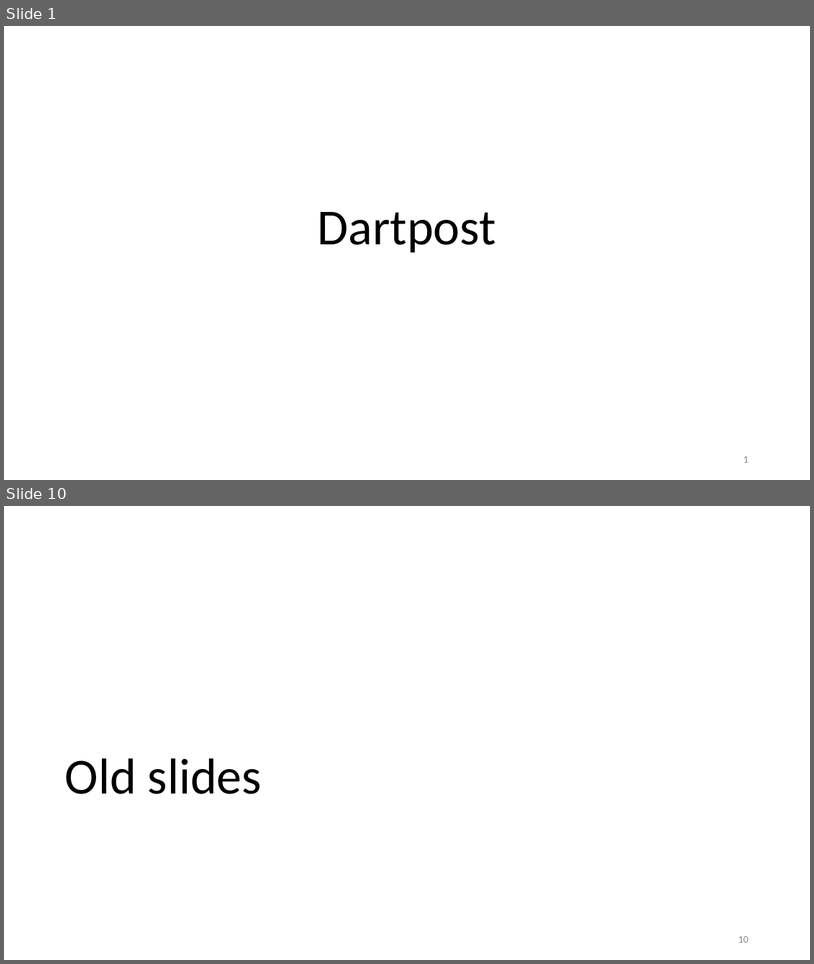
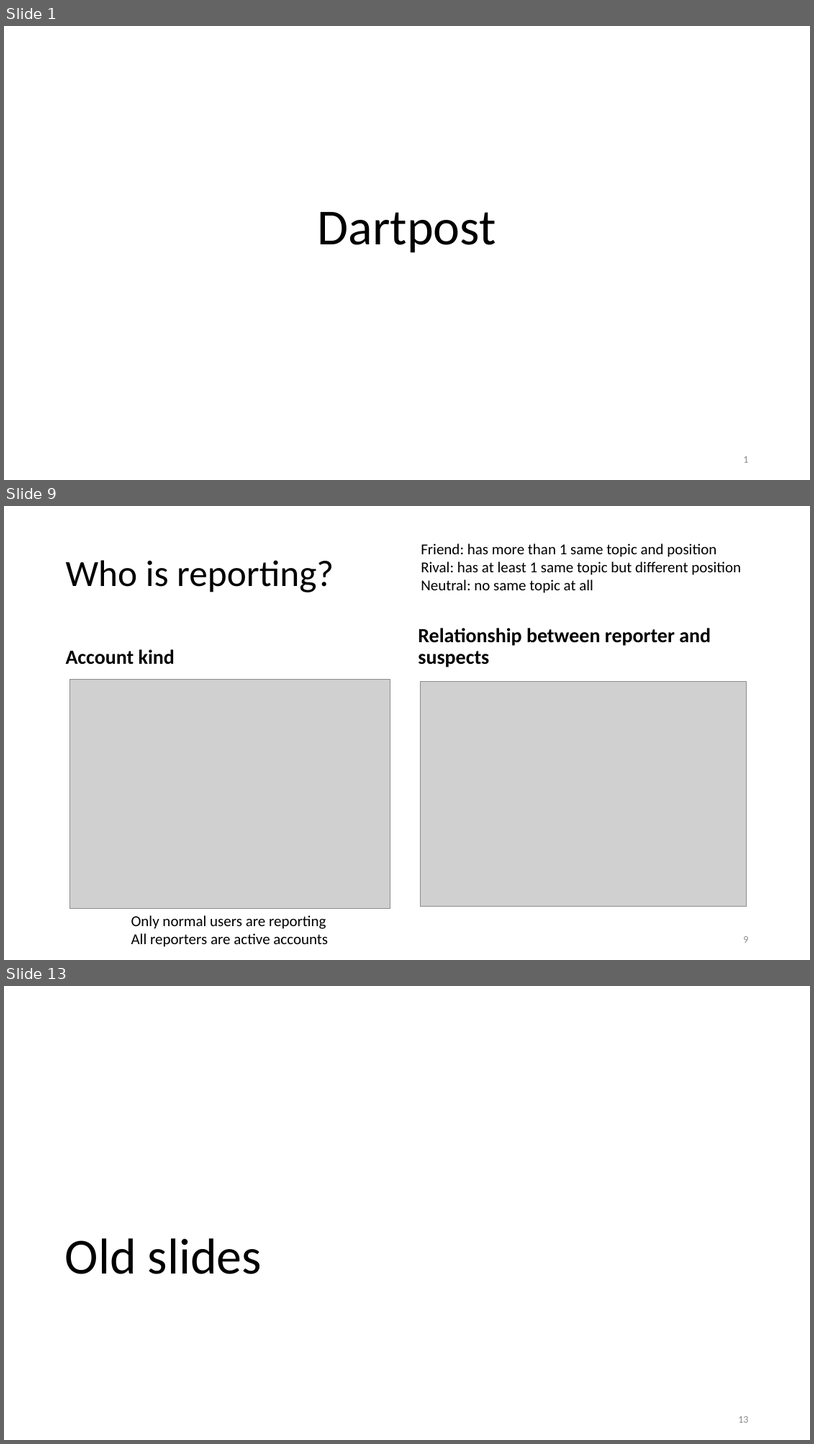
Before and after one commit to ruiliu310/dartpost-research, a slide deck: docs/dartpost.pptx. Shown one above the other, each under a label of ours: slides 1 and 10 before the commit, slides 1, 9 and 13 after it; the slides between them are not shown. The pictures are 814x964 and 814x1444 pixels, drawn with LibreOffice and Linux fonts; fonts in the diff are those of the drawing; grey boxes stand for pictures. Boxes give left, top, right and bottom in pixels: in the first picture for what was removed or moved away, otherwise in the second. Text is boxed around its words. In the diff, an @@ line names an element or a change of style, - is before the commit and + after.

```diff
--- a/docs/dartpost.pptx
+++ b/docs/dartpost.pptx
@@ slide 9 added at <box>4,506,810,960</box>, background #FFFFFF @@
@@ text added at <box>421,543,741,593</box>, 18 pt, text #000000 @@
+Friend: has more than 1 same topic and position
+Rival: has at least 1 same topic but different position
+Neutral: no same topic at all
@@ title added at <box>66,560,334,592</box>, 44 pt, text #000000 @@
+Who is reporting?
@@ text added at <box>418,628,711,667</box>, 24 pt, text #000000, bold @@
+Relationship between reporter and suspects
@@ text added at <box>66,649,175,664</box>, 24 pt, text #000000, bold @@
+Account kind
@@ picture added at <box>70,679,390,908</box> @@
@@ picture added at <box>421,681,747,906</box> @@
@@ text added at <box>131,915,328,947</box>, 18 pt, text #000000 @@
+Only normal users are reporting
+All reporters are active accounts
@@ page number added at <box>743,936,748,942</box>, 12 pt, text #8C8C8C @@
+9
@@ what was slide 10 is now slide 13 @@
@@ page number at <box>738,1416,748,1422</box>: text changed @@
-10
+13
```
Also in this commit, not shown: 4 slides changed, 6 other slides added, 4 slides removed, 1 other file.
